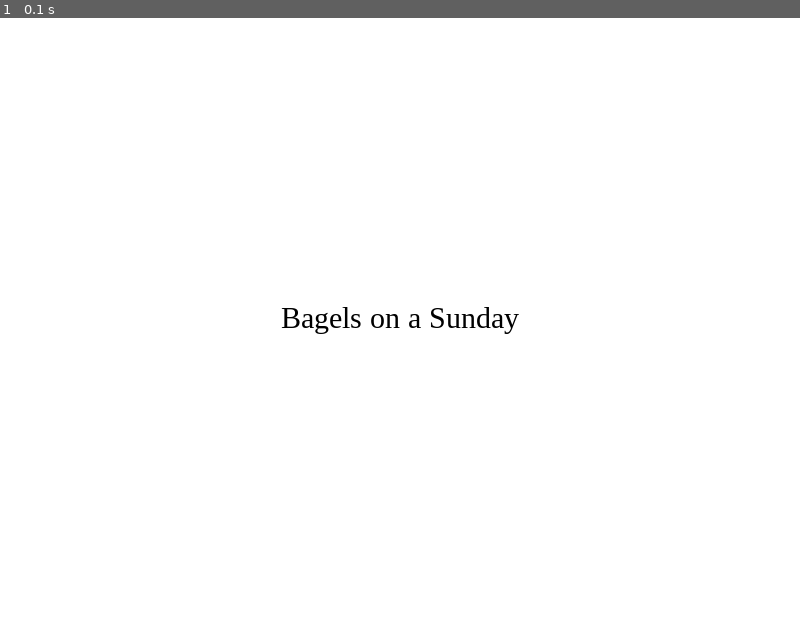
Above: before the commit, frame 1.
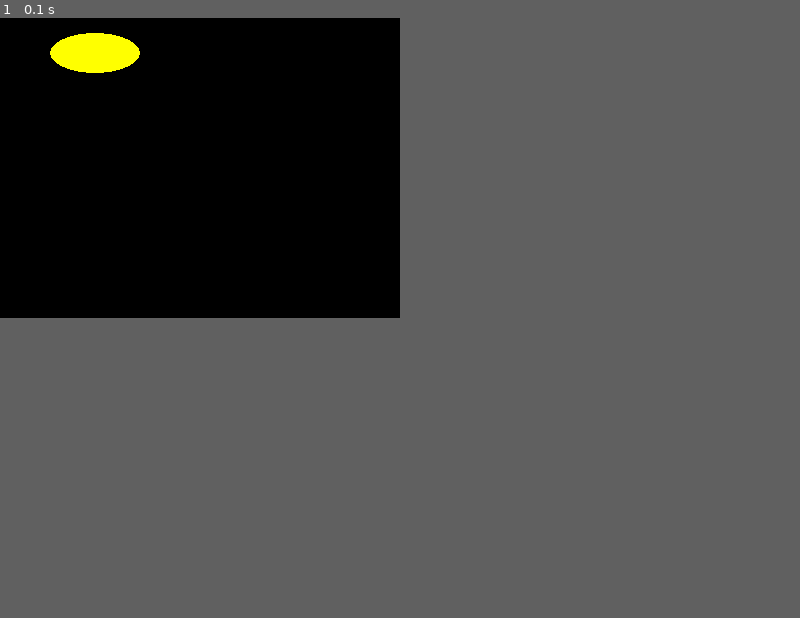
Above: after the commit, the same moment.

Repository: HotSoupGetsColder/final-project-matt-tantuico
Game: pygame game, started from src/game.py
The game is run twice, just before and just after one commit, with the same random seed, the same clock (stepped at 60 frames per second) and the same inputs.
Inputs:
- Up to frame 1 (0.1 s): no input
In our replay, the window is 800x600 before the commit and 400x300 after it. These sizes can differ from the game's own. Grey fills any space a smaller window leaves; there, only what the larger window draws over its background counts as a difference.

The runs differ from the first frame. In frame 1, 25% of the frame differs, in the area x 0-65%, y 0-53%.

Commit message:
added customer mechanics and simple order display

Diff:
--- a/src/game.py
+++ b/src/game.py
@@ -1,46 +1,43 @@
-import sys
 import pygame
-
-# Initialize pygame so it runs in the background and manages things
+import random
 pygame.init()
 
+#creates game window
+win = pygame.display.set_mode((400,300))
+pygame.display.set_caption("Bagels on a Sunday")
 
-# Screen size parameters
-display_width, display_height = 800, 600
+# list of availiable toppings and bagels
+toppings = ['nothing', 'butter', 'cream cheese', 'lox']
+bagels = ['plain', 'everything', 'poppy seed', 'cinnamon raisin']
 
+def random_customer_order():
+    # outputs random order for customers
+    return ({
+        'topping': random.choice(toppings),
+        'bagel': random.choice(bagels)
+    })
 
-# Returns text as a surface and a rectangle
-def text_objects(text, color, font_type, size):
-    font = pygame.font.SysFont(font_type, size)
-    textSurface = font.render(text, True, color)
-    return textSurface, textSurface.get_rect()
+def display_customer_order(bagel, topping):
+    # displays the customer's order on the screen
+    if bagel == 'plain':
+        pygame.draw.ellipse(win, (255, 204, 153), (50, 150, 100, 50))
+    if topping == 'butter':
+        pygame.draw.ellipse(win, (255, 255, 0), (50, 15, 90, 40))
+    pygame.display.update()
 
-# Displays text at center of screen
-def message_to_screen(msg,color, font_type="Cambria", size=20):
-    textSurf, textRect = text_objects(msg, color, font_type, size)
-    textRect.center = (display_width / 2), (display_height / 2)
-    screen.blit(textSurf, textRect)
+customer_placed_order = False
+run = True
 
+while run == True:
+    pygame.time.delay(50)
 
-# Create a display. Size must be a tuple, which is why it's in parentheses
-screen = pygame.display.set_mode( (display_width, display_height) )
+    # checks to quit program
+    for event in pygame.event.get():
+        if event.type == pygame.QUIT:
+            run = False
 
-# fill the screen with white
-screen.fill( (255,255,255) )
-# draw text to screen
-message_to_screen("Bagels on a Sunday", (0,0,0), "Times New Roman", 30)
-# update the display
-pygame.display.flip()
-
-# Main loop. Your game would go inside this loop
-while True:
-    # do something for each event in the event queue (list of things that happen)
-    for event in pygame.event.get():
-
-        # This line will print each event to the terminal
-        print(event)
-
-        # Check to see if the current event is a QUIT event
-        if event.type == pygame.QUIT:
-            # If so, exit the program
-            sys.exit()
+    # generates customer order if not yet placed
+    if customer_placed_order == False:
+        customer_order = random_customer_order()
+        display_customer_order(customer_order['bagel'], customer_order['topping'])
+        customer_placed_order = True
